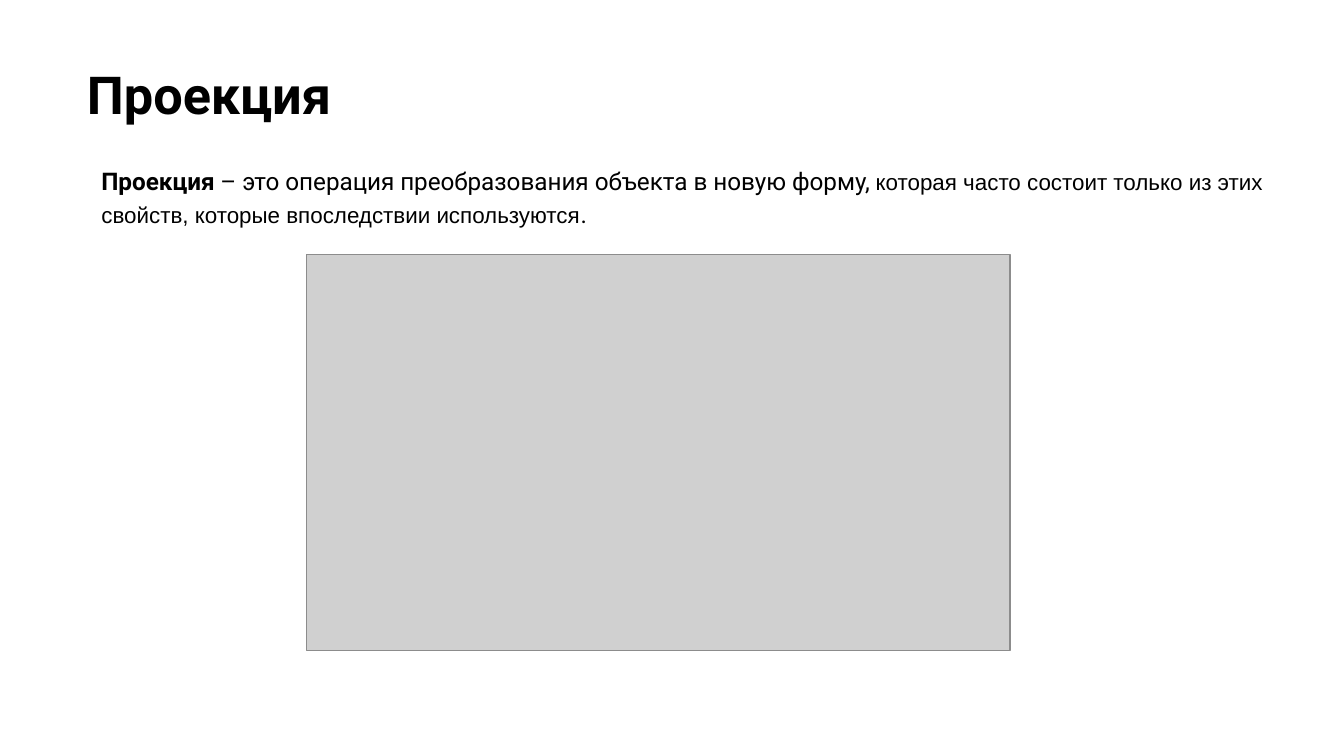
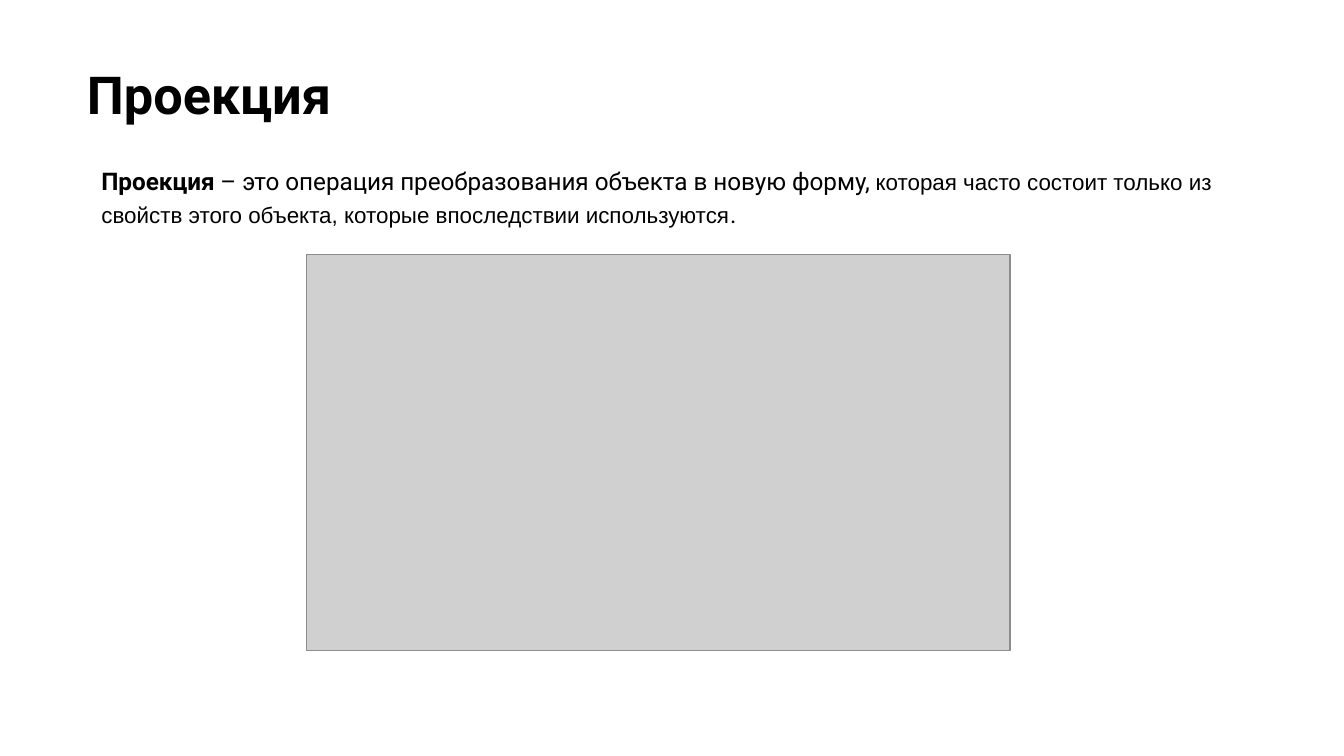
Before and after one commit to NilovPavel/LessonsLinq, a slide deck: slide 13 of LinqOperators.pptx. Drawn at 1344x756 pixels with LibreOffice and Linux fonts; fonts in the diff are those of the drawing; grey boxes stand for pictures; background and template pictures are left out. Boxes give left, top, right and bottom in pixels: in the first picture for what was removed or moved away, otherwise in the second. Text is boxed around its words. In the diff, an @@ line names an element or a change of style, - is before the commit and + after.

```diff
--- a/LinqOperators.pptx
+++ b/LinqOperators.pptx
@@ text at (101, 171, 1212, 228): text changed @@
-Проекция – это операция преобразования объекта в новую форму, которая часто состоит только из этих свойств, которые впоследствии используются.
+Проекция – это операция преобразования объекта в новую форму, которая часто состоит только из свойств этого объекта, которые впоследствии используются.
```
Also in this commit, not shown: 2 other slides changed, 8 other files.
